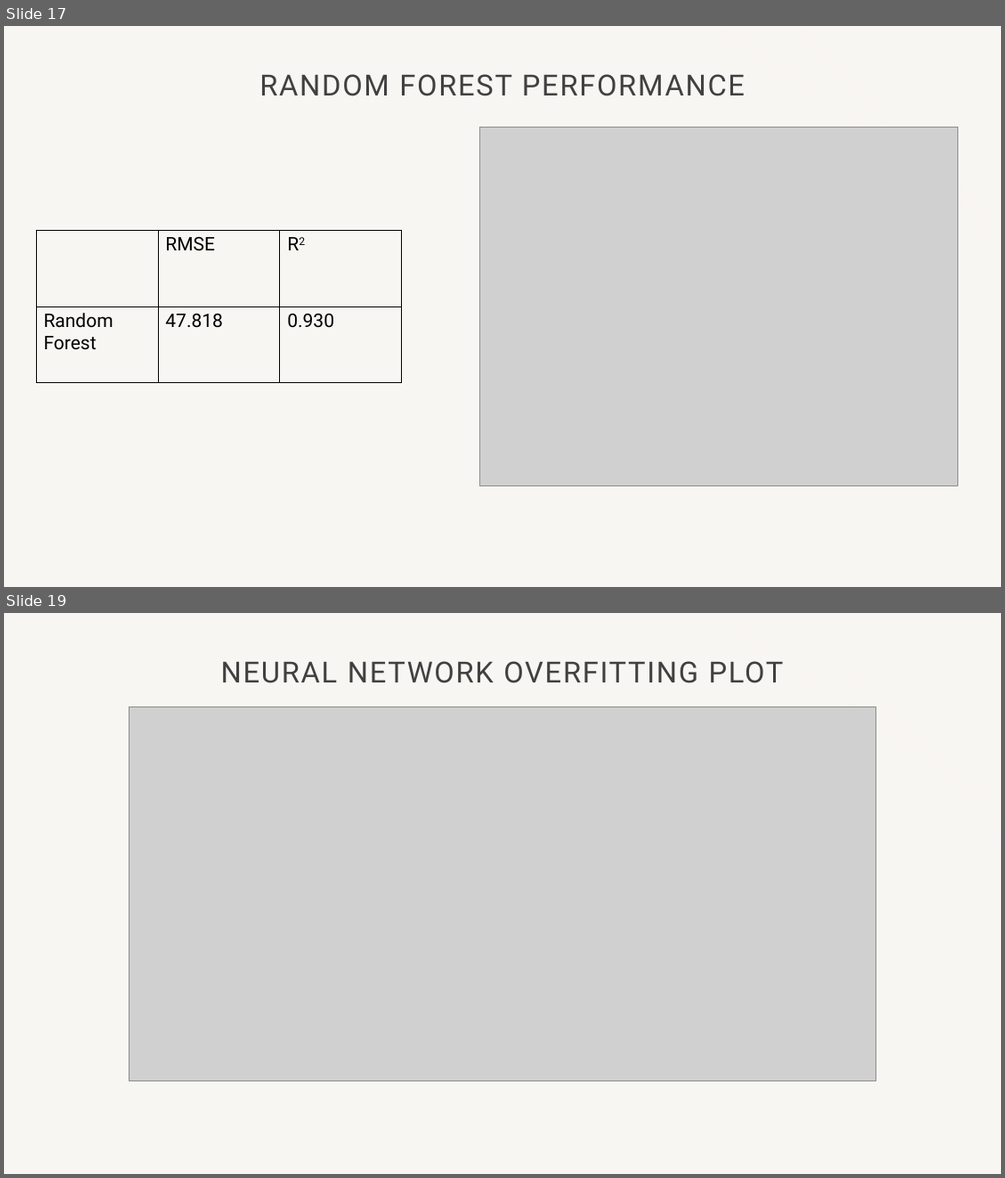
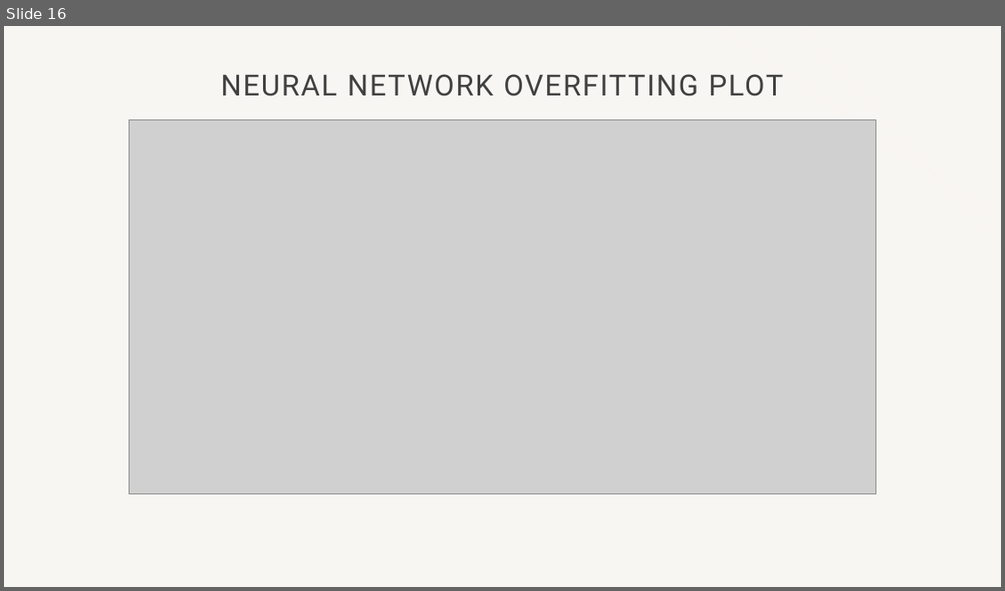
Before and after one commit to Vitalijs-Tickovs/Training_For_Accenture, a slide deck: Bike_Project/Mini project.pptx. Shown one above the other, each under a label of ours: slides 17 and 19 before the commit, slide 16 after it; the slides between them are not shown. The pictures are 1005x1178 and 1005x591 pixels, drawn with LibreOffice and Linux fonts; fonts in the diff are those of the drawing; grey boxes stand for pictures; background and template pictures are left out. Boxes give left, top, right and bottom in pixels: in the first picture for what was removed or moved away, otherwise in the second. Text is boxed around its words. In the diff, an @@ line names an element or a change of style, - is before the commit and + after.

```diff
--- a/Bike_Project/Mini project.pptx
+++ b/Bike_Project/Mini project.pptx
@@ slide 17 removed at [4,26,1001,587], background #F7F6F3; not listed: 2 template elements that a slide beside it also shows @@
@@ title removed at [259,74,744,96] @@
-RANDOM FOREST PERFORMANCE
@@ picture removed at [479,127,958,486] @@
@@ table removed at [36,230,402,383], 2 rows, 3 columns @@
- | RMSE | R2
-Random Forest | 47.818 | 0.930
@@ what was slide 19 is now slide 16 @@
```
Also in this commit, not shown: 5 slides changed, 14 slides added, 9 other slides removed, 1 other file.
